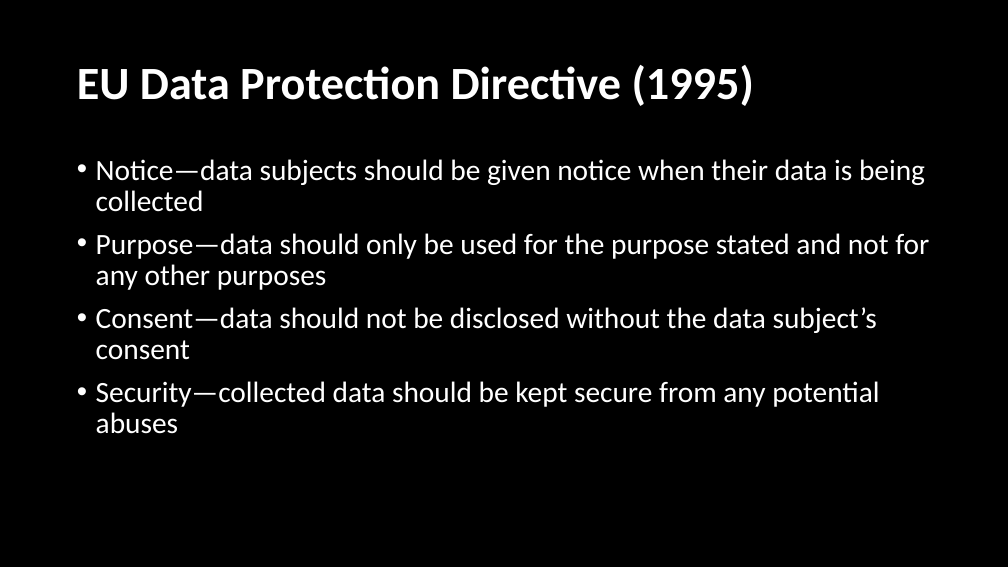
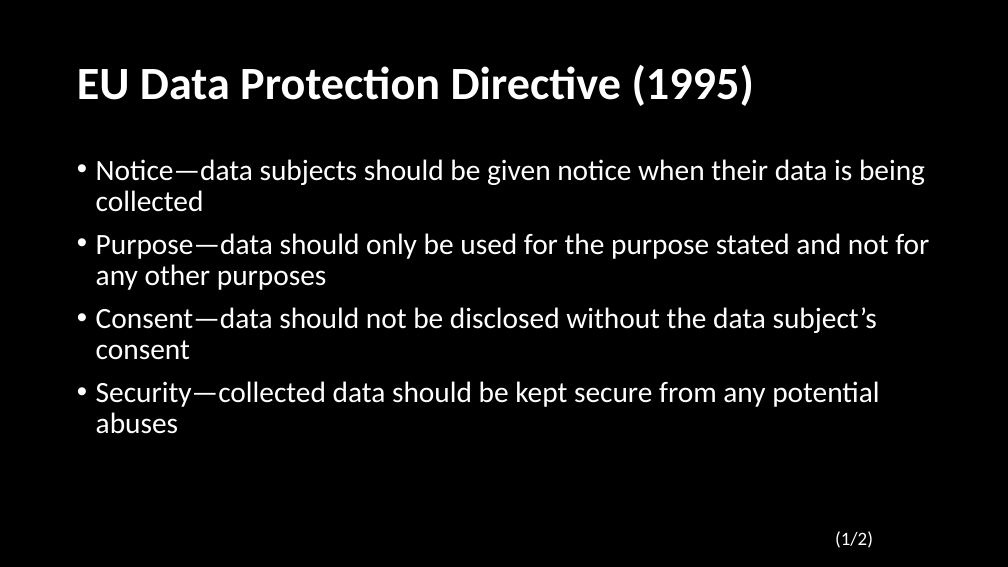
Before and after one commit to LearnerPrivacy/LearnerPrivacy.github.io, a slide deck: slide 4 of lectures/004-GDPR.pptx (slide 3 before the commit). Drawn at 1008x567 pixels with LibreOffice and Linux fonts; fonts in the diff are those of the drawing; background and template pictures are left out. Boxes give left, top, right and bottom in pixels: in the first picture for what was removed or moved away, otherwise in the second. Text is boxed around its words. In the diff, an @@ line names an element or a change of style, - is before the commit and + after.

```diff
--- a/lectures/004-GDPR.pptx
+++ b/lectures/004-GDPR.pptx
@@ text added at (835, 531, 873, 548), 18 pt, text #FFFFFF @@
+(1/2)
```
Also in this commit, not shown: 13 other slides changed, 1 slide added, 2 slides removed, 6 other files.
